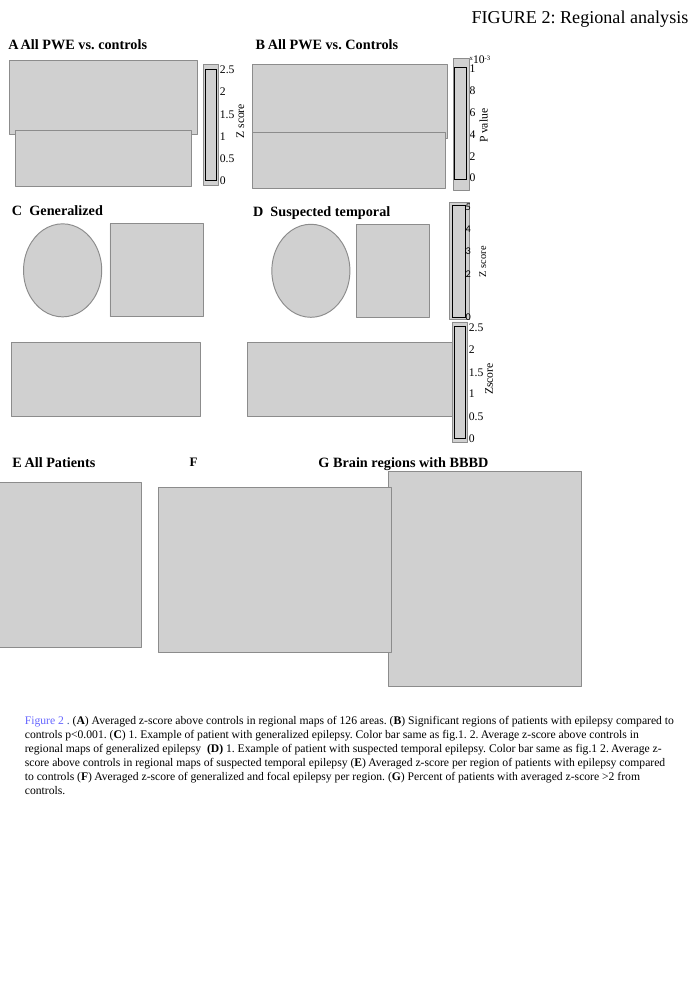
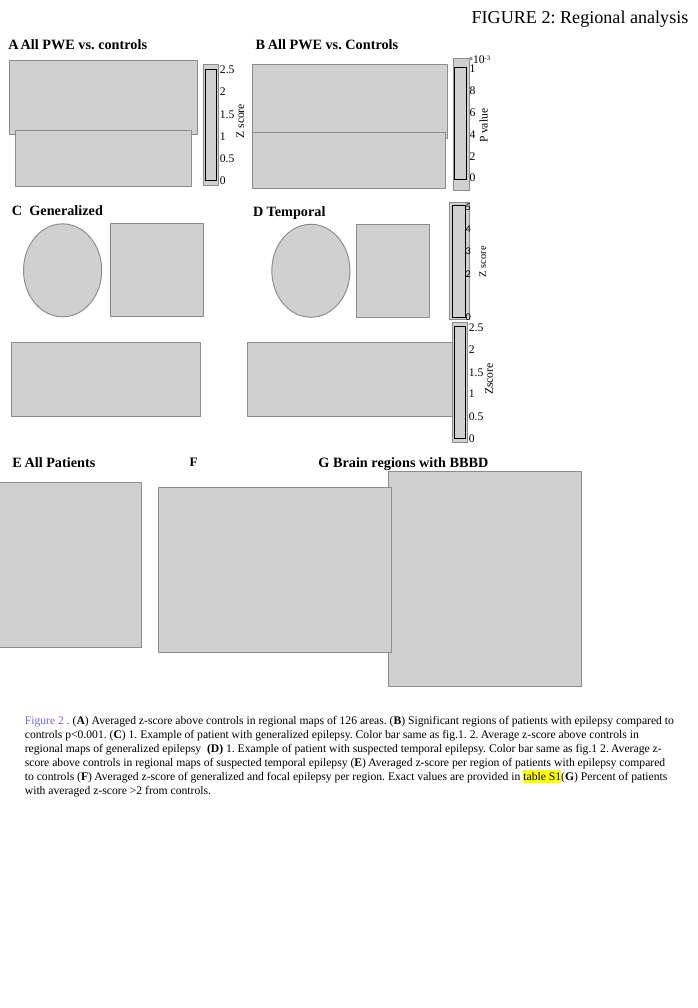
Before and after one commit to nircaf/BBB, a slide deck: slide 2 of Epilepsy-control figures slow nov 18 af.pptx. Drawn at 698x1008 pixels with LibreOffice and Linux fonts; fonts in the diff are those of the drawing; grey boxes stand for pictures. Boxes give left, top, right and bottom in pixels: in the first picture for what was removed or moved away, otherwise in the second. Text is boxed around its words. In the diff, an @@ line names an element or a change of style, - is before the commit and + after.

```diff
--- a/Epilepsy-control figures slow nov 18 af.pptx
+++ b/Epilepsy-control figures slow nov 18 af.pptx
@@ text at (253,206,326,219): text changed @@
-D Suspected temporal
+D Temporal
@@ text at (25,716,674,797): text changed @@
-Figure 2 . (A) Averaged z-score above controls in regional maps of 126 areas. (B) Significant regions of patients with epilepsy compared to controls p<0.001. (C) 1. Example of patient with generalized epilepsy. Color bar same as fig.1. 2. Average z-score above controls in regional maps of generalized epilepsy (D) 1. Example of patient with suspected temporal epilepsy. Color bar same as fig.1 2. Average z-score above controls in regional maps of suspected temporal epilepsy (E) Averaged z-score per region of patients with epilepsy compared to controls (F) Averaged z-score of generalized and focal epilepsy per region. (G) Percent of patients with averaged z-score >2 from controls.
+Figure 2 . (A) Averaged z-score above controls in regional maps of 126 areas. (B) Significant regions of patients with epilepsy compared to controls p<0.001. (C) 1. Example of patient with generalized epilepsy. Color bar same as fig.1. 2. Average z-score above controls in regional maps of generalized epilepsy (D) 1. Example of patient with suspected temporal epilepsy. Color bar same as fig.1 2. Average z-score above controls in regional maps of suspected temporal epilepsy (E) Averaged z-score per region of patients with epilepsy compared to controls (F) Averaged z-score of generalized and focal epilepsy per region. Exact values are provided in table S1(G) Percent of patients with averaged z-score >2 from controls.
```
Also in this commit, not shown: 4 other slides changed, 1 slide added, 18 other files.
